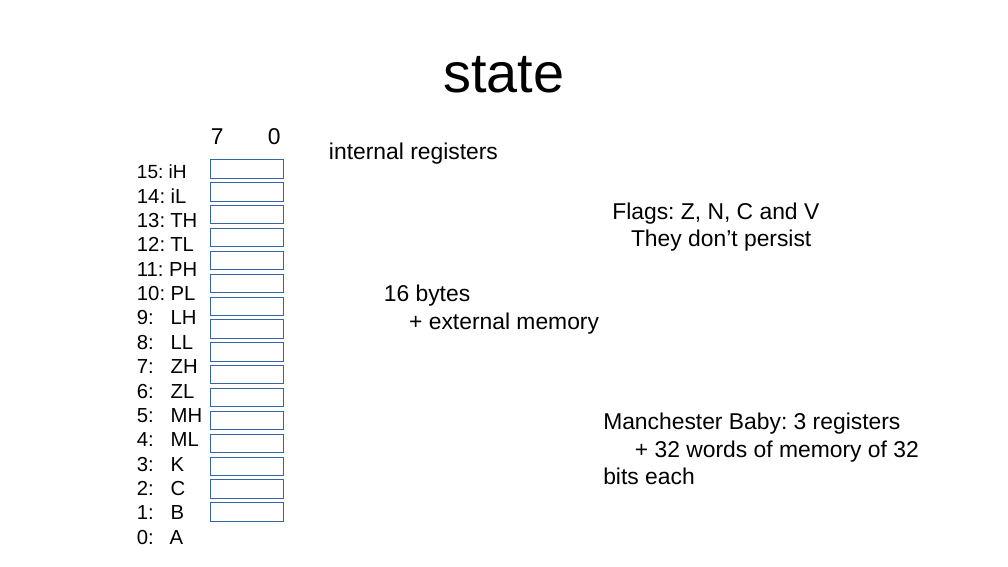
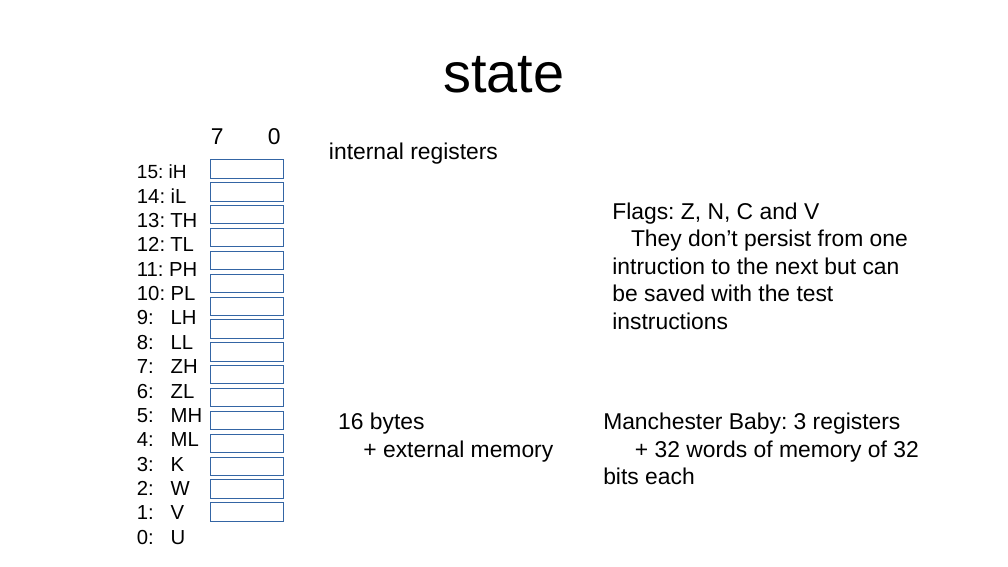
Before and after one commit to jeceljr/baby8, a slide deck: slide 3 of doc/baby8.odp. Drawn at 1008x567 pixels with LibreOffice and Linux fonts; fonts in the diff are those of the drawing. Boxes give left, top, right and bottom in pixels: in the first picture for what was removed or moved away, otherwise in the second. Text is boxed around its words. In the diff, an @@ line names an element or a change of style, - is before the commit and + after.

Commit message:
renamed working registers to U, V and W to free C as an alternative syntax for a test instruction, and replace ! with * for calls

```diff
--- a/doc/baby8.odp
+++ b/doc/baby8.odp
@@ text at <box>612,229,908,330</box>: text changed @@
-They don’t persist
+They don’t persist from one intruction to the next but can be saved with the test instructions
@@ text "16 bytes": place and size @@
-text "16 bytes" at <box>384,284,599,334</box>
+text "16 bytes" at <box>338,412,554,462</box>
@@ text at <box>137,481,190,519</box>: text changed @@
-2: C
-1: B
-0: A
+2: W
+1: V
+0: U
```
Also in this commit, not shown: 5 other slides changed, 1 other file.
